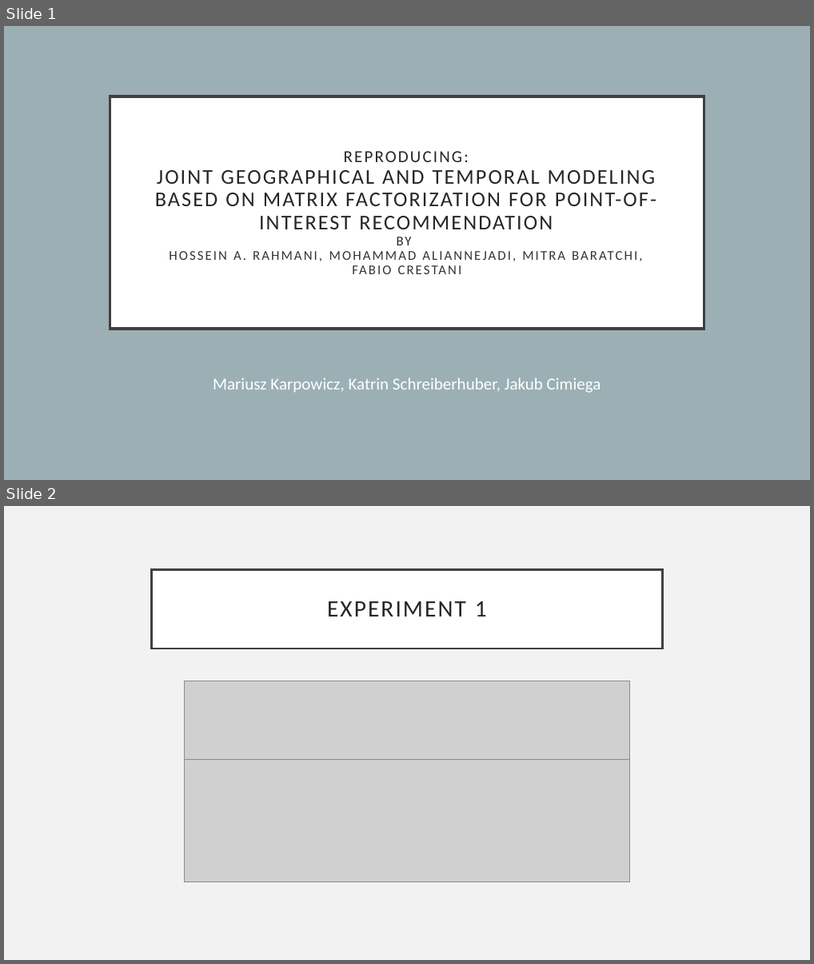
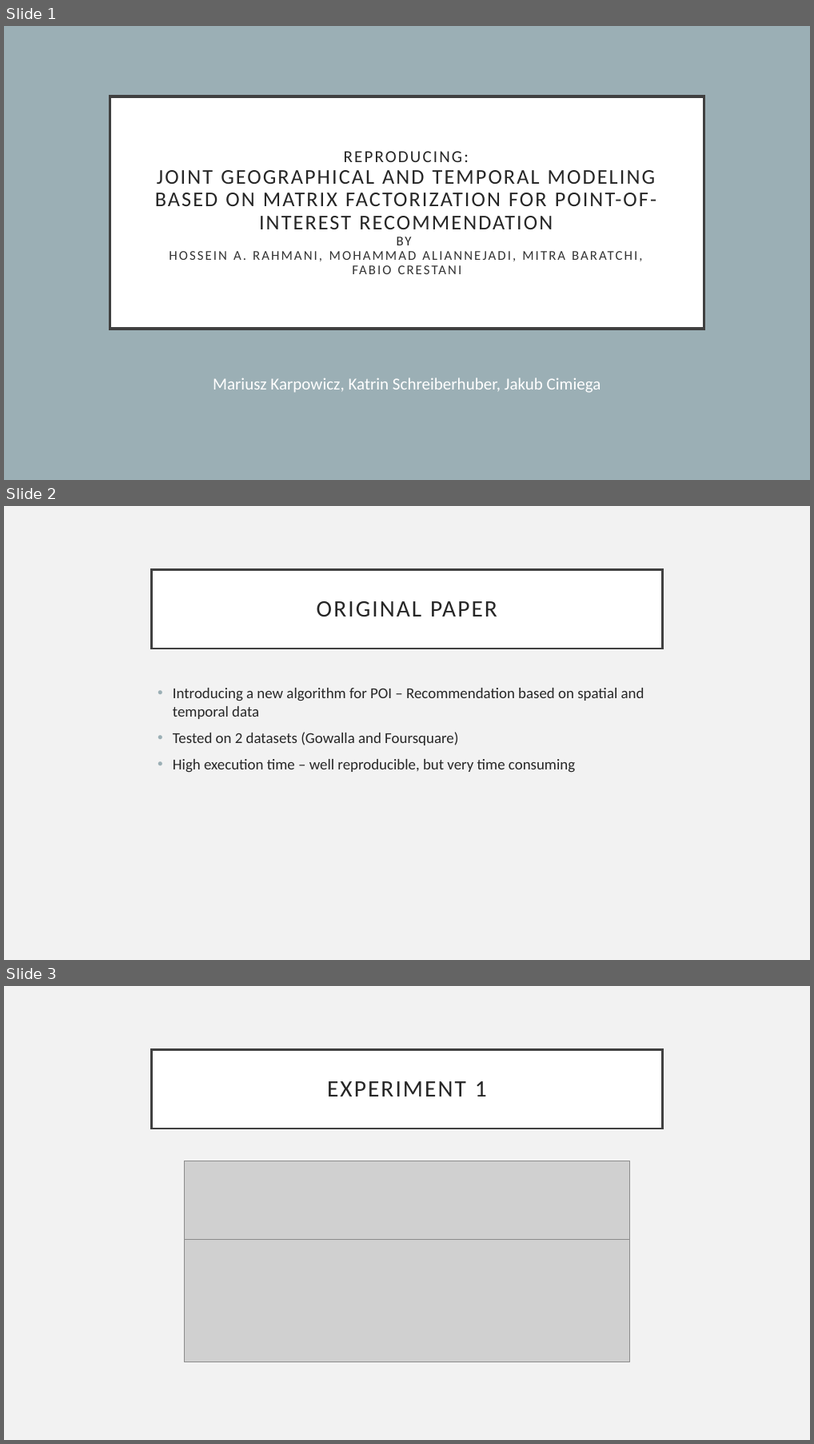
Before and after one commit to Kat-rin-sc/EDDS-Project, a slide deck: Report/Presentation.pptx. Shown one above the other, each under a label of ours: slides 1 and 2 before the commit, slides 1, 2 and 3 after it. The pictures are 814x964 and 814x1444 pixels, drawn with LibreOffice and Linux fonts; fonts in the diff are those of the drawing; grey boxes stand for pictures. Boxes give left, top, right and bottom in pixels: in the first picture for what was removed or moved away, otherwise in the second. Text is boxed around its words. In the diff, an @@ line names an element or a change of style, - is before the commit and + after.

Commit message:
update presentation

```diff
--- a/Report/Presentation.pptx
+++ b/Report/Presentation.pptx
@@ slide 2 added at (x1=4, y1=506, x2=810, y2=960), background #F2F2F2 @@
@@ title added at (x1=152, y1=569, x2=662, y2=648), fill #FFFFFF, outline #404040 2.5 pt, 28 pt, text #262626 @@
+ORIGINAL PAPER
@@ text added at (x1=173, y1=688, x2=645, y2=772), 18 pt, text #262626 @@
+• Introducing a new algorithm for POI – Recommendation based on spatial and temporal data
+• Tested on 2 datasets (Gowalla and Foursquare)
+• High execution time – well reproducible, but very time consuming
@@ what was slide 2 is now slide 3 @@
```
Also in this commit, not shown: 2 other slides added.
